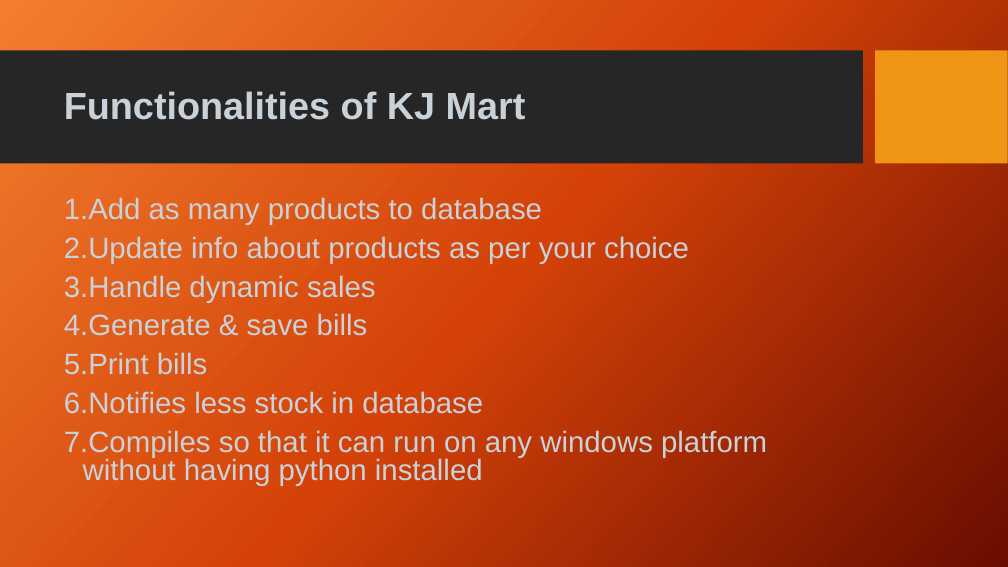
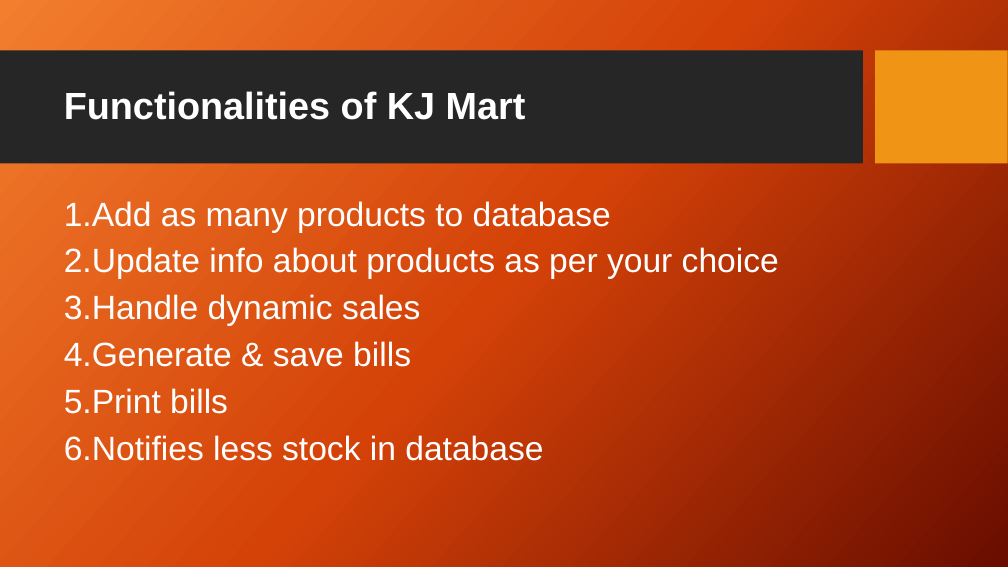
Before and after one commit to pathikg/Store-management-system, a slide deck: slide 5 of KJ Mart.pptx. Drawn at 1008x567 pixels with LibreOffice and Linux fonts; fonts in the diff are those of the drawing; background and template pictures are left out. Boxes give left, top, right and bottom in pixels: in the first picture for what was removed or moved away, otherwise in the second. Text is boxed around its words. In the diff, an @@ line names an element or a change of style, - is before the commit and + after.

```diff
--- a/KJ Mart.pptx
+++ b/KJ Mart.pptx
@@ title "Functionalities of KJ Mart" at bbox=[64, 91, 526, 120]: text colour #C9D1D9 to #FFFFFF @@
@@ text "Add as many products to ..." at bbox=[64, 201, 779, 461]: size 28 to 32 pt, text colour #C9D1D9 to #FFFFFF; line spacing 0.8 to 0.9 @@
@@ text at bbox=[64, 430, 767, 486]: paragraph removed @@
-7. Compiles so that it can run on any windows platform without having python installed
```
Also in this commit, not shown: 4 other slides changed, 3 slides added, 3 slides removed, 3 other files.
